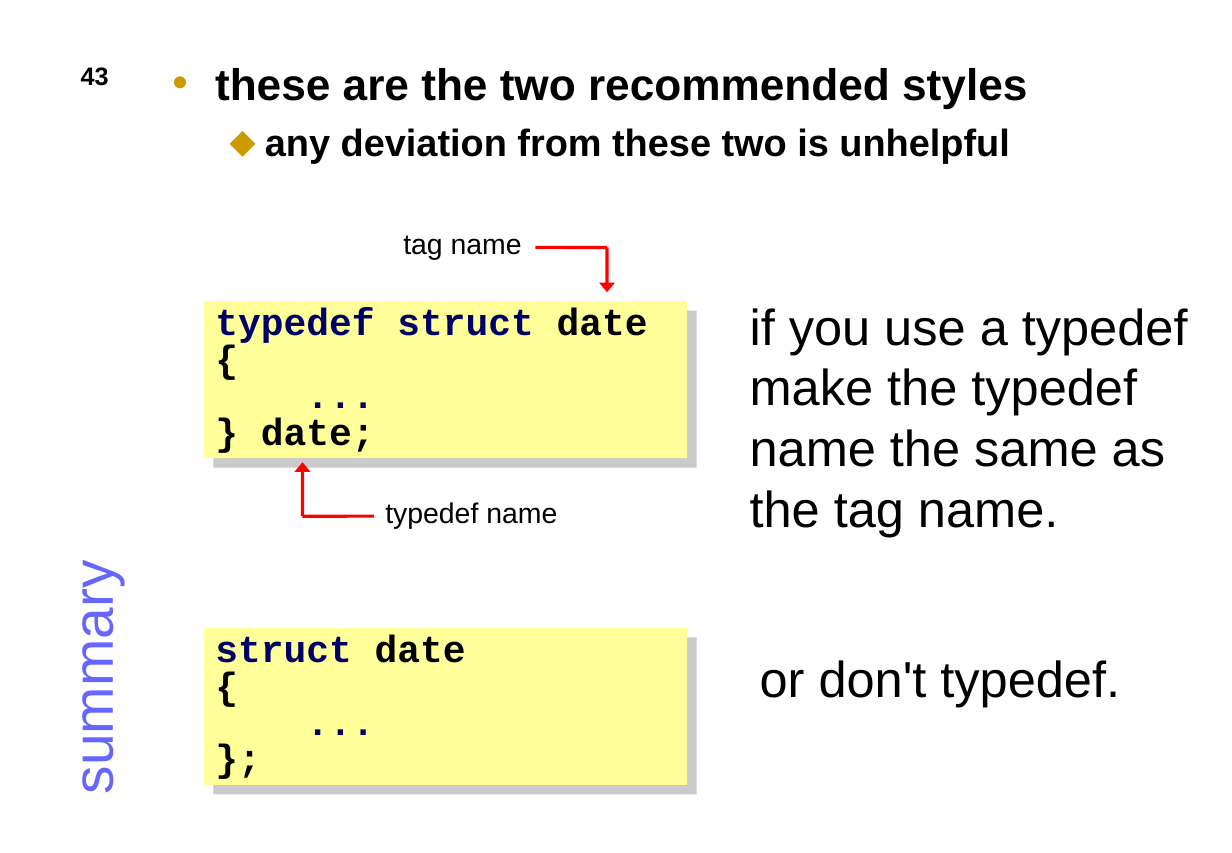
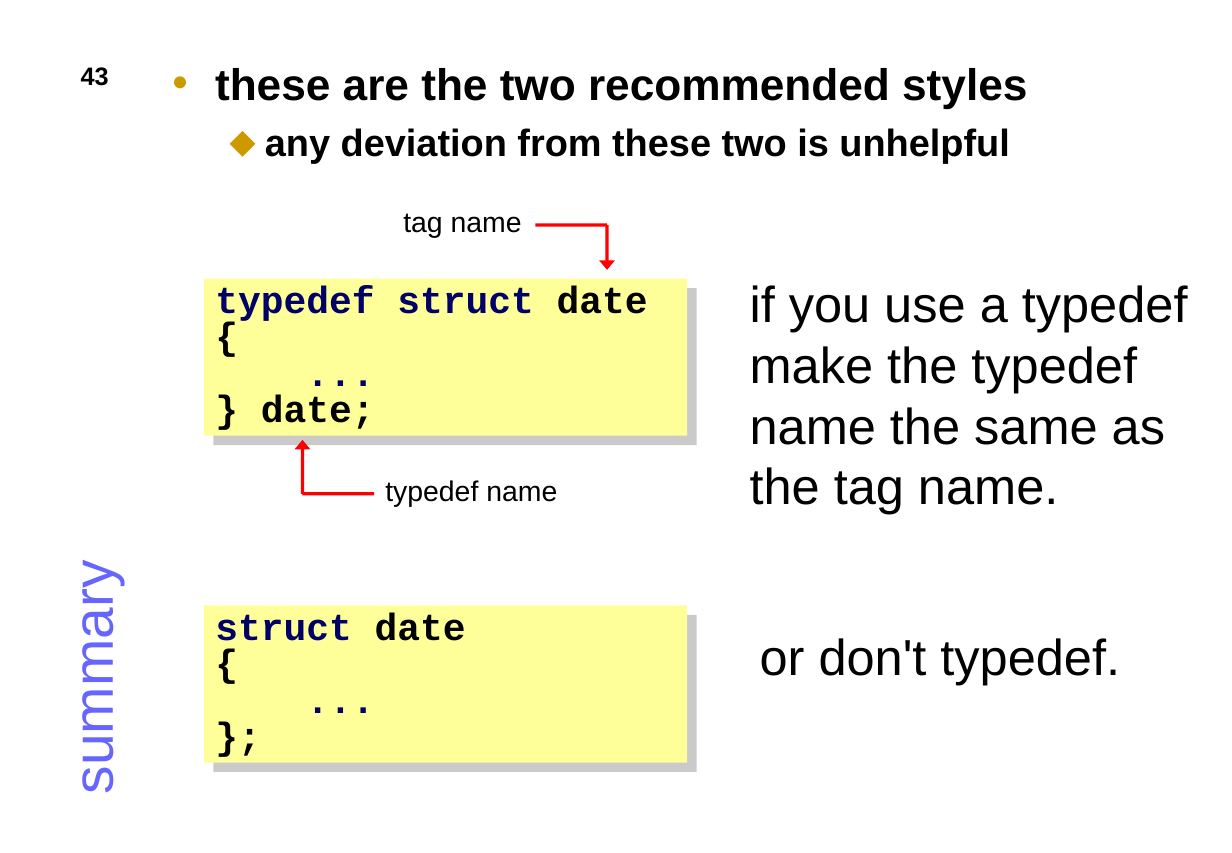
Before and after one commit to JonJagger/two-day-courses, a slide deck: slide 43 of ca/CAdvanced.odp. Drawn at 1232x853 pixels with LibreOffice and Linux fonts; fonts in the diff are those of the drawing. Boxes give left, top, right and bottom in pixels: in the first picture for what was removed or moved away, otherwise in the second. Text is boxed around its words. In the diff, an @@ line names an element or a change of style, - is before the commit and + after.

Commit message:
minor layout tweaks

```diff
--- a/ca/CAdvanced.odp
+++ b/ca/CAdvanced.odp
@@ 2 texts, 2 lines, 1 rectangle, 1 arrow: place and size @@
-2 texts, 2 lines, 1 rectangle, 1 arrow at [203, 248, 1188, 707]
+2 texts, 2 lines, 1 rectangle, 1 arrow at [203, 225, 1188, 685]
@@ 2 texts, 1 rectangle, 1 arrow: place and size @@
-2 texts, 1 rectangle, 1 arrow at [203, 235, 686, 784]
+2 texts, 1 rectangle, 1 arrow at [203, 213, 686, 761]
```
Also in this commit, not shown: 48 other slides changed.
